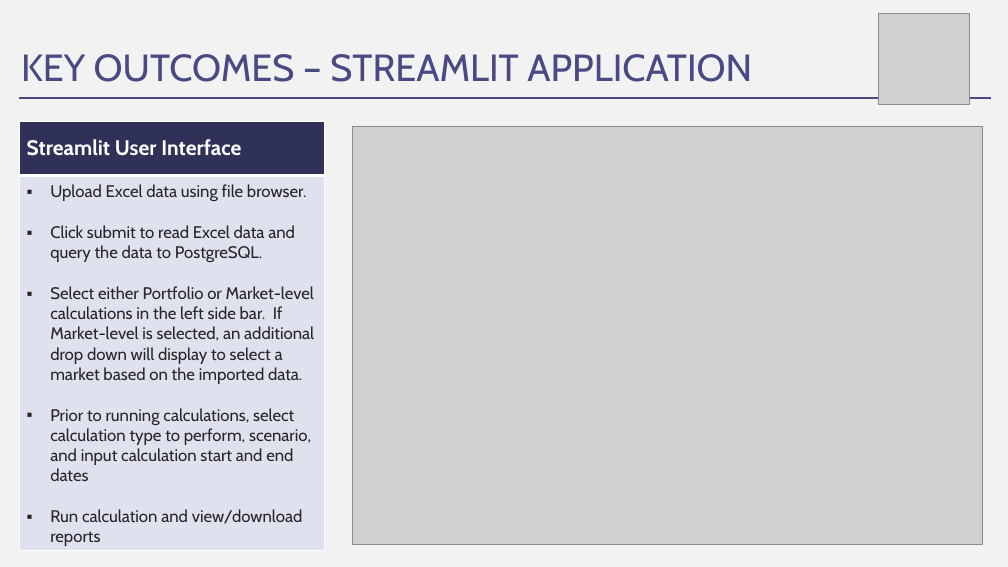
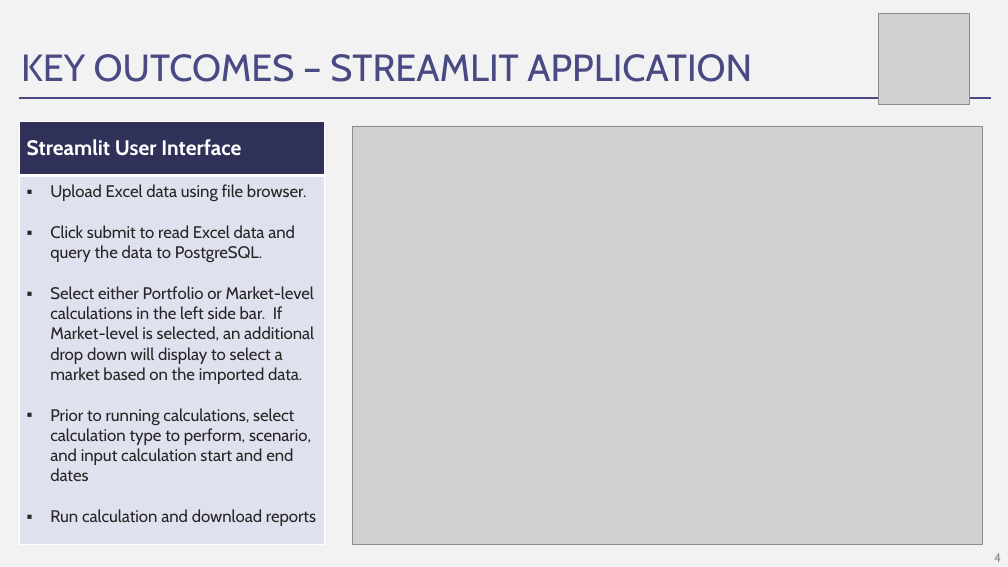
Before and after one commit to nbaronti/Real-Estate-Portfolio-Tool, a slide deck: slide 5 of Real Estate Portfolio Tool.pptx. Drawn at 1008x567 pixels with LibreOffice and Linux fonts; fonts in the diff are those of the drawing; grey boxes stand for pictures. Boxes give left, top, right and bottom in pixels: in the first picture for what was removed or moved away, otherwise in the second. Text is boxed around its words. In the diff, an @@ line names an element or a change of style, - is before the commit and + after.

Commit message:
Updated Presentation

```diff
--- a/Real Estate Portfolio Tool.pptx
+++ b/Real Estate Portfolio Tool.pptx
@@ table at (19,121,324,544) @@
-row 2, column 1: Upload Excel data using file browser. / Click submit to read Excel data and query the data to PostgreSQL. / Select either Portfolio or Market-level calculations in the left side bar. If Market-level is selected, an additional drop down will display to select a market based on the imported data. / Prior to running calculations, select calculation type to perform, scenario, and input calculation start and end dates / Run calculation and view/download reports
+row 2, column 1: Upload Excel data using file browser. / Click submit to read Excel data and query the data to PostgreSQL. / Select either Portfolio or Market-level calculations in the left side bar. If Market-level is selected, an additional drop down will display to select a market based on the imported data. / Prior to running calculations, select calculation type to perform, scenario, and input calculation start and end dates / Run calculation and download reports
@@ page number added at (994,553,1001,562), 12 pt, text #8C8C8C @@
+4
```
Also in this commit, not shown: 6 other slides changed, 1 other file.
